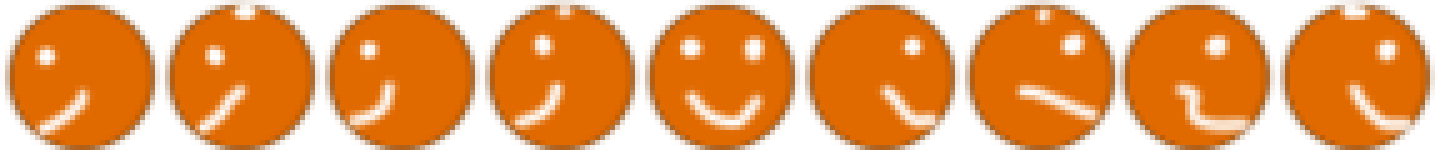
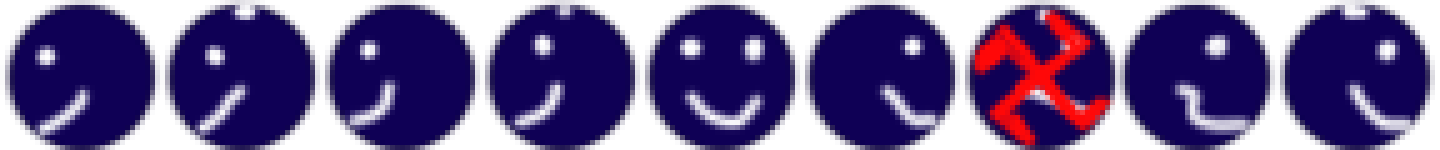
Layer changes from the first 1440×150 image to the second:
added layer "Calque 4" above "Calque 3" over (x1=970, y1=5, x2=1115, y2=150)
